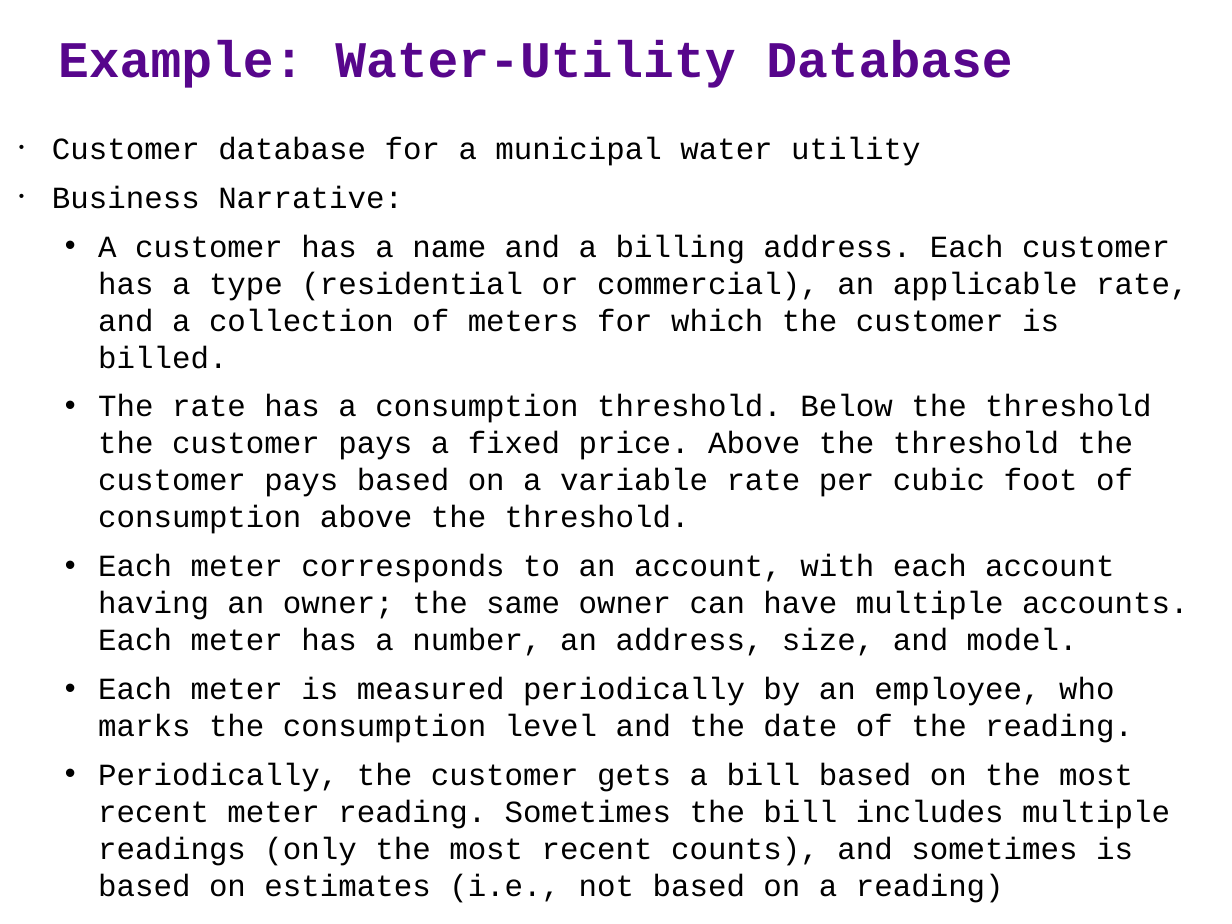
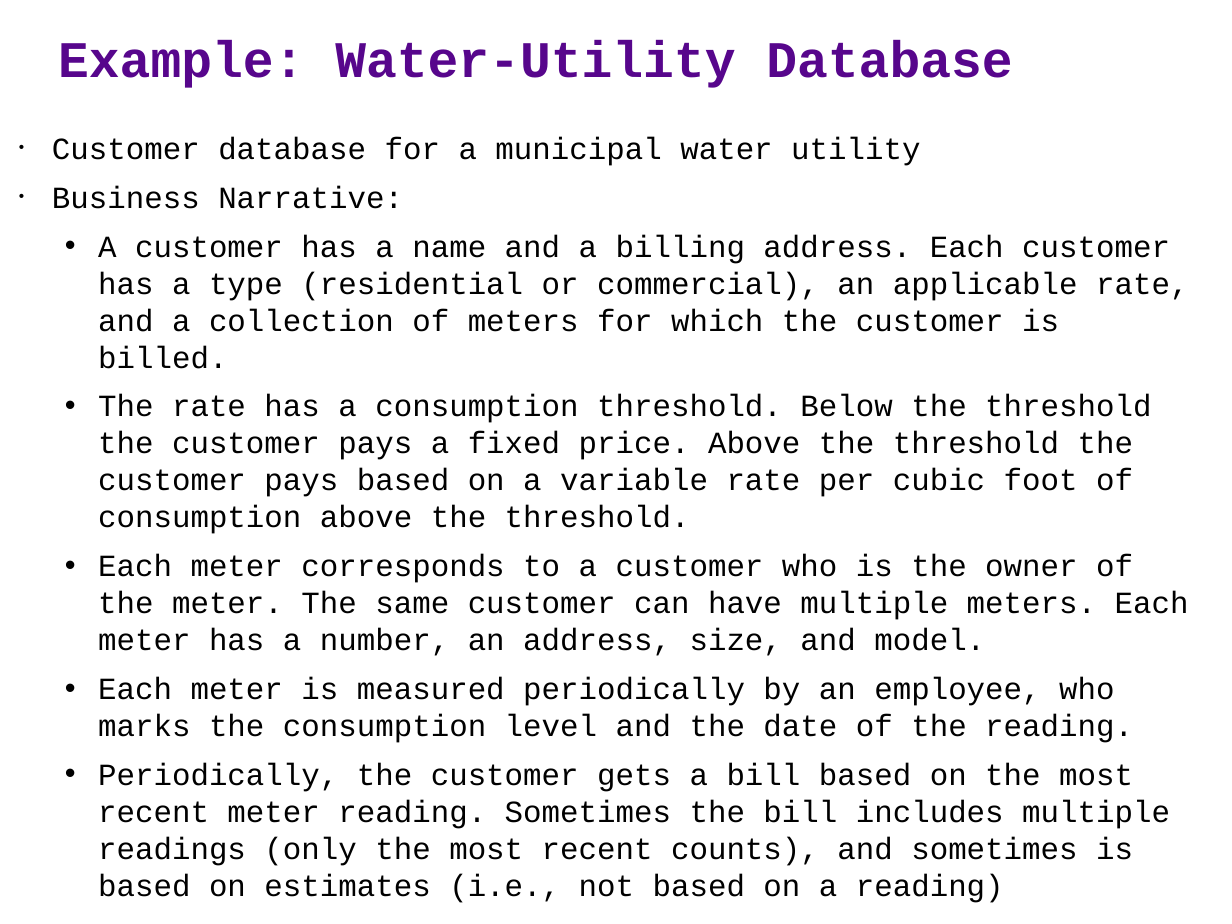
Before and after one commit to ipeirotis/introduction-to-databases, a slide deck: slide 5 of A2-ER_modeling-WaterUtility.pptx. Drawn at 1232x924 pixels with LibreOffice and Linux fonts; fonts in the diff are those of the drawing. Boxes give left, top, right and bottom in pixels: in the first picture for what was removed or moved away, otherwise in the second. Text is boxed around its words. In the diff, an @@ line names an element or a change of style, - is before the commit and + after.

```diff
--- a/A2-ER_modeling-WaterUtility.pptx
+++ b/A2-ER_modeling-WaterUtility.pptx
@@ text at (98,554,1189,656): text changed @@
-  • Each meter corresponds to an account, with each account having an owner; the same owner can have multiple accounts. Each meter has a number, an address, size, and model.
+  • Each meter corresponds to a customer who is the owner of the meter. The same customer can have multiple meters. Each meter has a number, an address, size, and model.
```
Also in this commit, not shown: 10 other slides changed, 11 slides removed, 3 other files.
